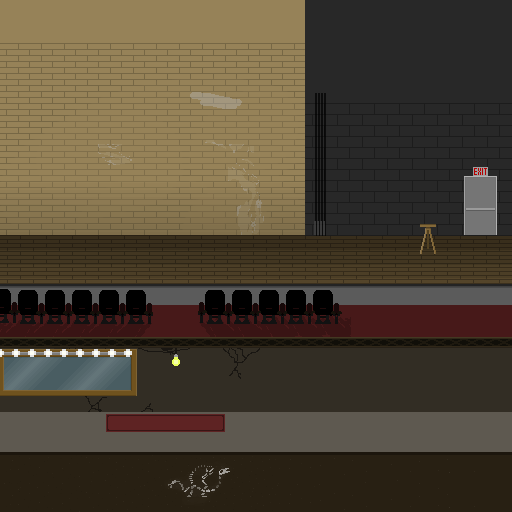
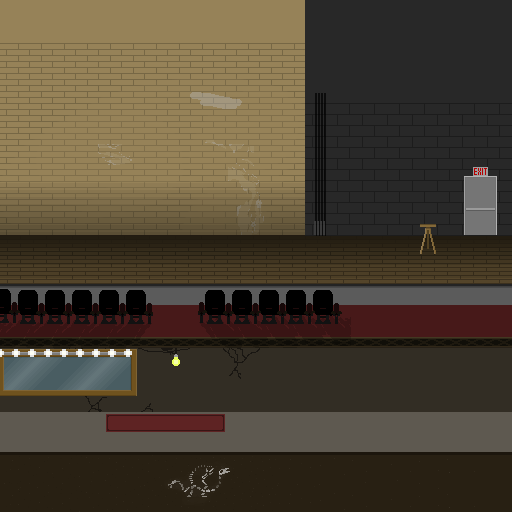
Revision of a layered 512 x 512 image; what changed, layer by layer:
removed layer "StageBreak" over [0, 337, 351, 348]
painted on "Stage" over [0, 235, 512, 348]
"BackgroundGradient": opacity 20% → 50% over [0, 183, 320, 245]
